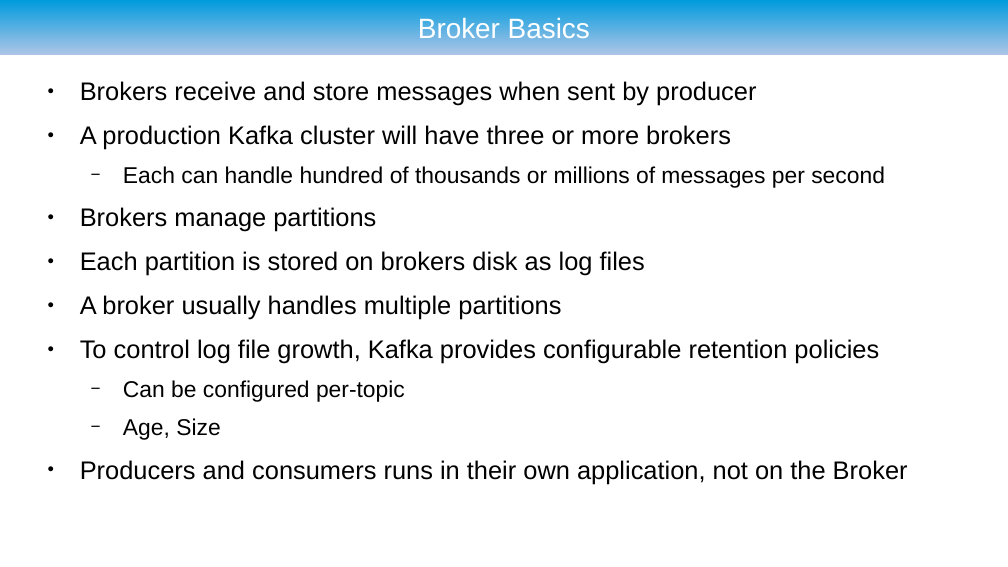
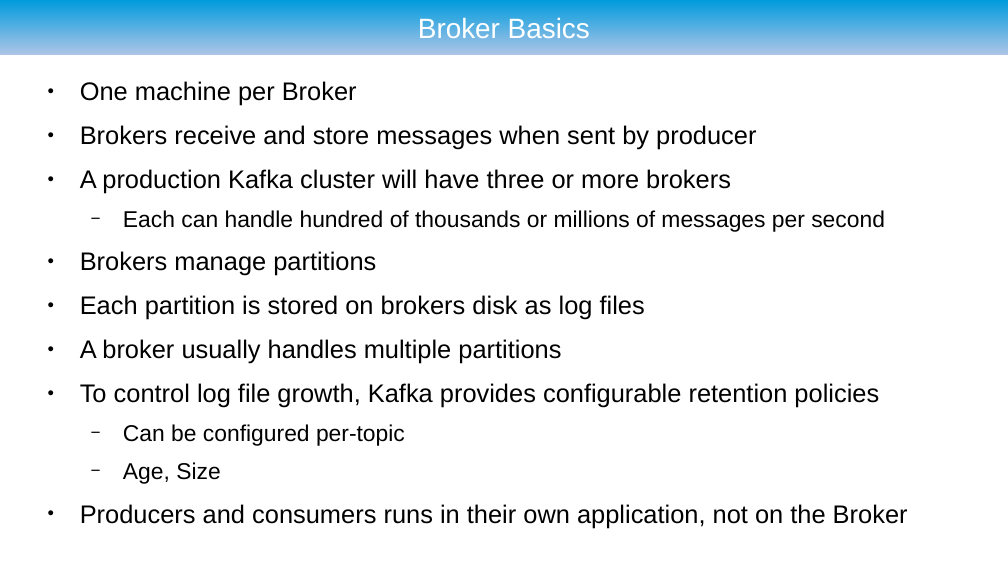
Before and after one commit to ryzlab/kafka-kompetensdag, a slide deck: slide 16 of doc/presentation-umejug.odp. Drawn at 1008x567 pixels with LibreOffice and Linux fonts; fonts in the diff are those of the drawing; background and template pictures are left out. Boxes give left, top, right and bottom in pixels: in the first picture for what was removed or moved away, otherwise in the second. Text is boxed around its words. In the diff, an @@ line names an element or a change of style, - is before the commit and + after.

```diff
--- a/doc/presentation-umejug.odp
+++ b/doc/presentation-umejug.odp
@@ text at <box>80,81,357,106</box>: paragraph added @@
+● One machine per Broker
```
Also in this commit, not shown: 6 other slides changed, 2 slides added, 2 other files.
